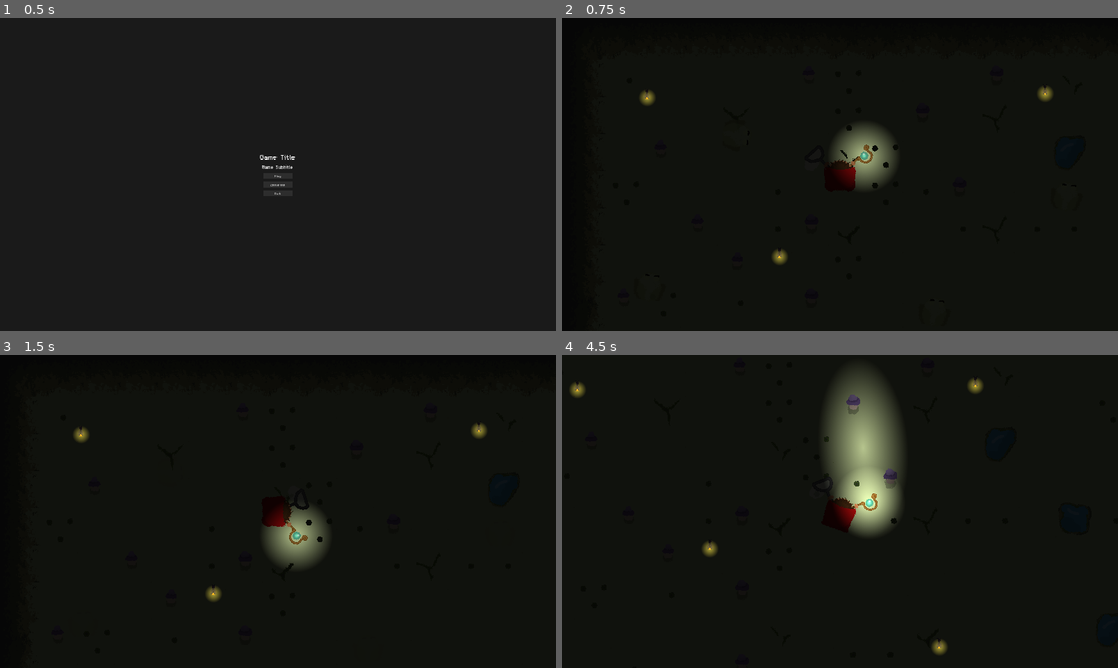
Above: before the commit, frames 1-4 (two rows, left to right).
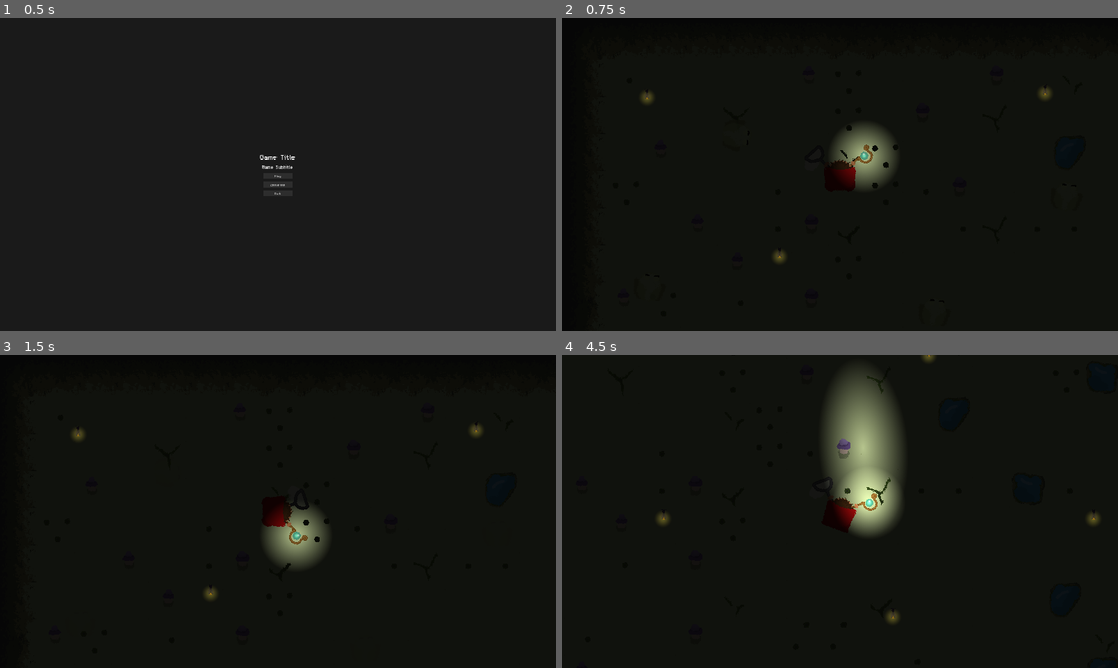
Above: after the commit, the same moments.

Repository: Splashy-Inc/amphibiwitch
Game: Godot game, scene res://SCENES/screen_manager.tscn
The game is run twice, just before and just after one commit, with the same random seed, the same clock (stepped at 60 frames per second) and the same inputs. The engine's default icon, where the game draws it, is replaced by a stand-in: a white triangle on a blue panel in a dark square.
Inputs (mouse positions are in pixels of both pictures, inside the frame that each line leads up to):
- Up to frame 1 (0.5 s): no input
- Up to frame 2 (0.75 s): click "Play" at 0.5 s
- Up to frame 3 (1.5 s): tap Enter at 1.25 s; move the mouse to (400, 495) at 1.27 s; hold D (right) from 1.28 s (still down); hold Right mouse button (light) from 1.28 s (still down); click (400, 495) at 1.42 s
- Up to frame 4 (4.5 s): move the mouse to (728, 527) at 2.02 s; release D (right) at 2.03 s; release Right mouse button (light) at 2.03 s; hold S (down) 2.03-2.78 s; click (728, 527) at 2.1 s; move the mouse to (895, 442) at 2.77 s; hold D (right) 2.78-3.53 s; hold Right mouse button (light) 2.78-3.53 s; move the mouse to (812, 574) at 3.52 s; hold W (up) 3.53-4.28 s; click (812, 574) at 3.6 s; move the mouse to (1006, 558) at 4.27 s; hold A (left) from 4.28 s (still down); hold Right mouse button (light) from 4.28 s (still down)

Frame 1 is identical in both runs. In frame 2, 0.2% of the frame differs, in the area x 14-89%, y 21-79%; in frame 3, 0.3%; in frame 4, 1.1%, in the area x 1-97%, y 0-96%.

Commit message:
Faster player and frogs for more interesting gameplay

Diff:
--- a/SCENES/firefly.tscn
+++ b/SCENES/firefly.tscn
@@ -25,6 +25,7 @@
 }]
 
 [sub_resource type="Gradient" id="Gradient_axqho"]
+interpolation_mode = 2
 colors = PackedColorArray(1, 1, 1, 1, 0, 0, 0, 1)
 
 [sub_resource type="GradientTexture2D" id="GradientTexture2D_rrrod"]
@@ -32,8 +33,8 @@
 width = 128
 height = 128
 fill = 1
-fill_from = Vector2(0.513761, 0.509174)
-fill_to = Vector2(1, 0.518349)
+fill_from = Vector2(0.5, 0.5)
+fill_to = Vector2(1, 0.5)
 
 [node name="Firefly" type="Node2D"]
 scale = Vector2(0.5, 0.5)
@@ -41,9 +42,10 @@
 [node name="AnimatedSprite2D" type="AnimatedSprite2D" parent="."]
 sprite_frames = SubResource("SpriteFrames_dg7is")
 autoplay = "default"
-frame_progress = 0.417843
+frame_progress = 0.598393
 
 [node name="PointLight2D" type="PointLight2D" parent="."]
 position = Vector2(0, 29)
 color = Color(0.980392, 0.835294, 0.329412, 1)
+energy = 0.5
 texture = SubResource("GradientTexture2D_rrrod")
--- a/SCRIPTS/frog.gd
+++ b/SCRIPTS/frog.gd
@@ -2,7 +2,7 @@
 
 class_name Frog
 
-const SPEED = 200.0
+const SPEED = 300.0
 
 var is_lit := false
 
--- a/SCRIPTS/player.gd
+++ b/SCRIPTS/player.gd
@@ -6,7 +6,7 @@
 @onready var net: Node2D = $Tool/Net
 @onready var staff: Staff = $Tool/Staff
 
-const SPEED = 300.0
+const SPEED = 500.0
 
 @export var attacking := false
 var direction := Vector2.ZERO
